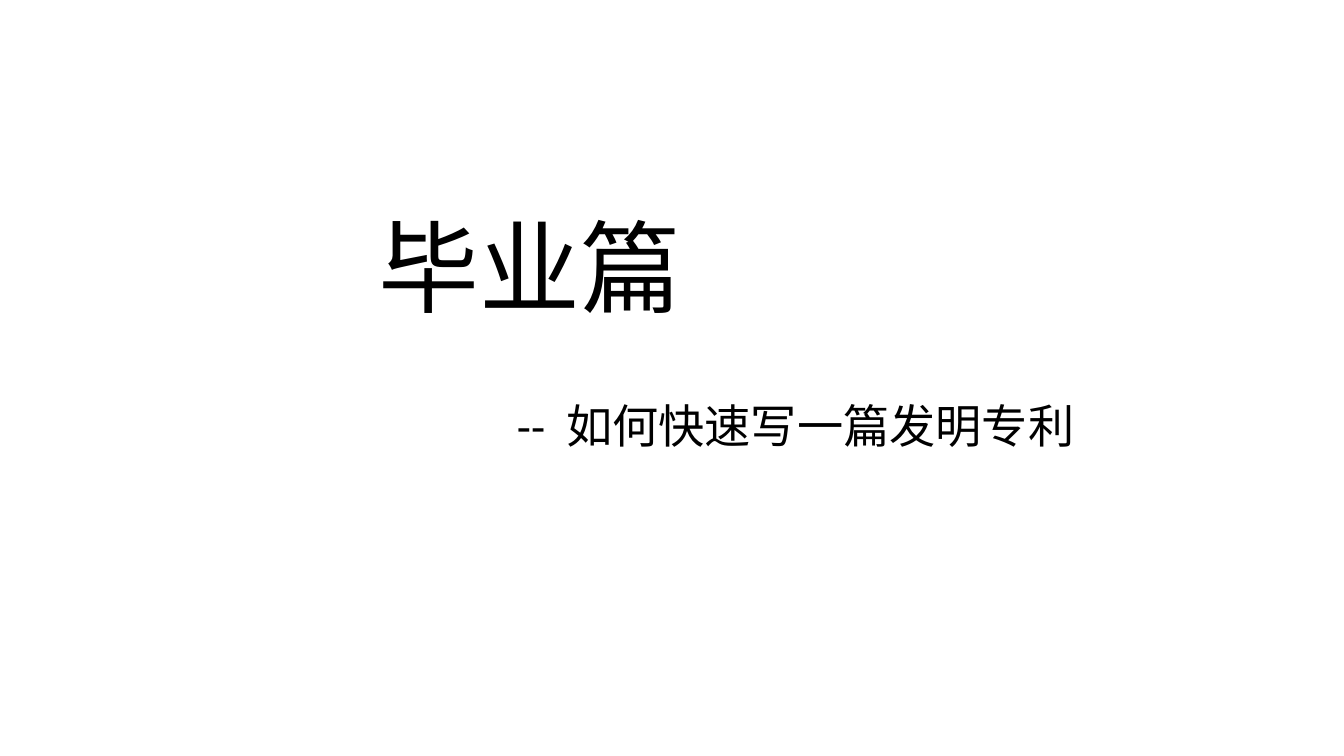
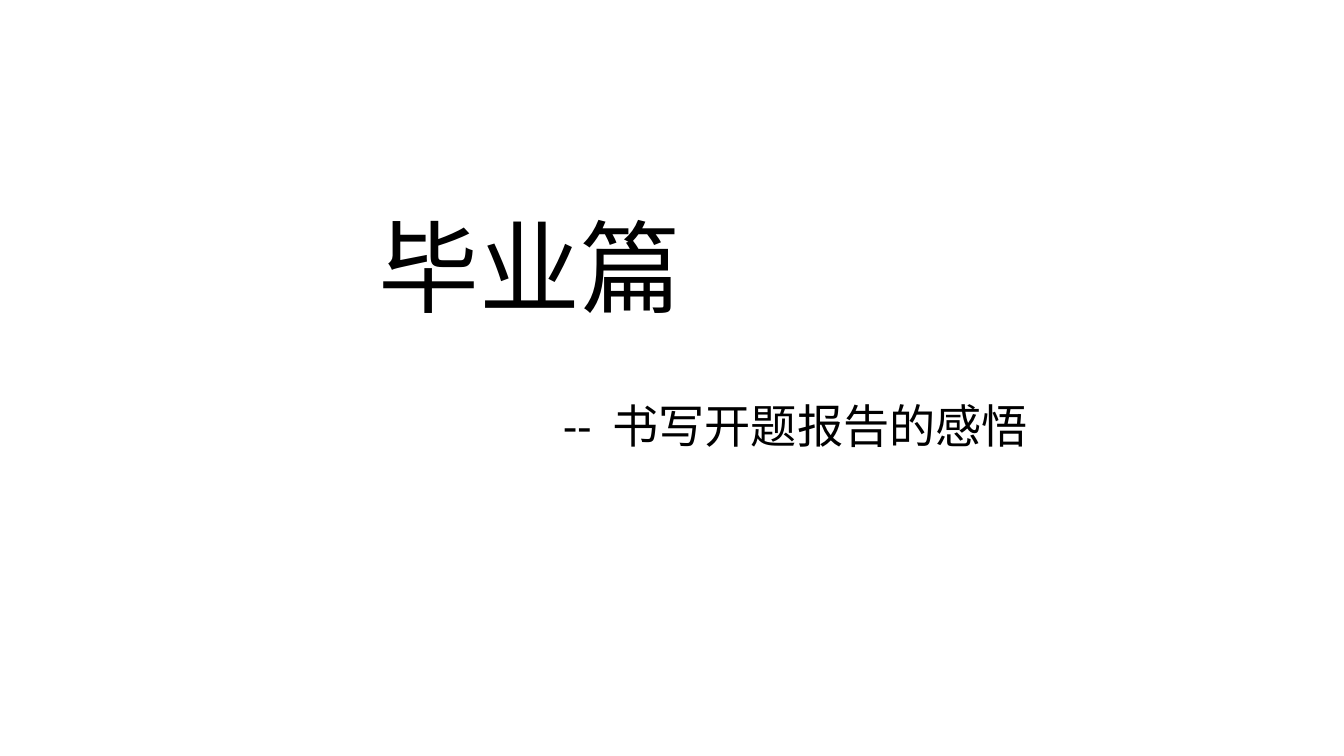
Before and after one commit to Kate-liu/Coder-Working, a slide deck: slide 15 of 9-Self article/标题Deno.pptx. Drawn at 1344x756 pixels with LibreOffice and Linux fonts; fonts in the diff are those of the drawing. Boxes give left, top, right and bottom in pixels: in the first picture for what was removed or moved away, otherwise in the second. Text is boxed around its words. In the diff, an @@ line names an element or a change of style, - is before the commit and + after.

```diff
--- a/9-Self article/标题Deno.pptx
+++ b/9-Self article/标题Deno.pptx
@@ subtitle at <box>612,404,1028,447</box>: text changed @@
--- 如何快速写一篇发明专利
+-- 书写开题报告的感悟
```
Also in this commit, not shown: 2 other files.
